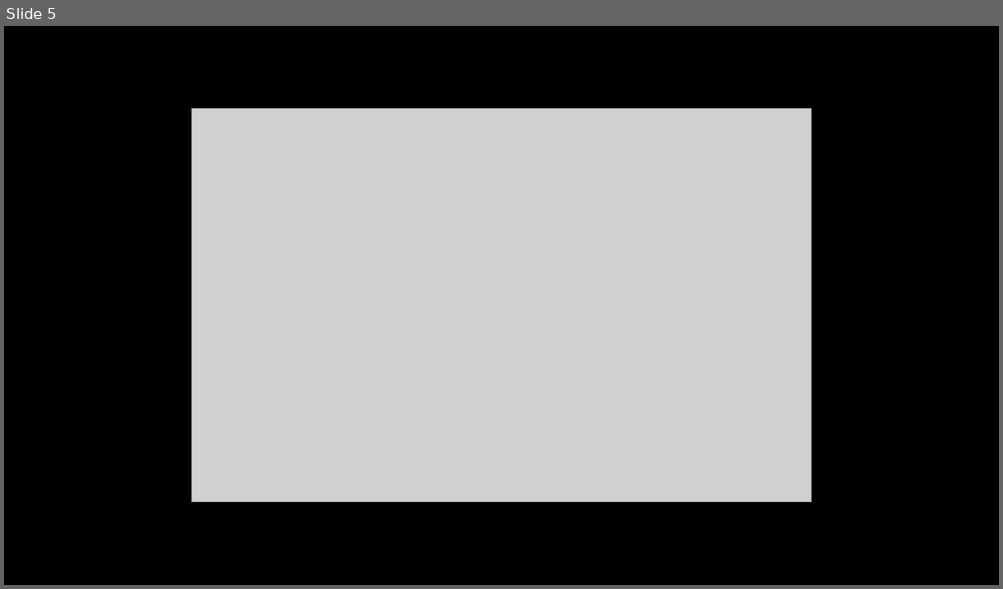
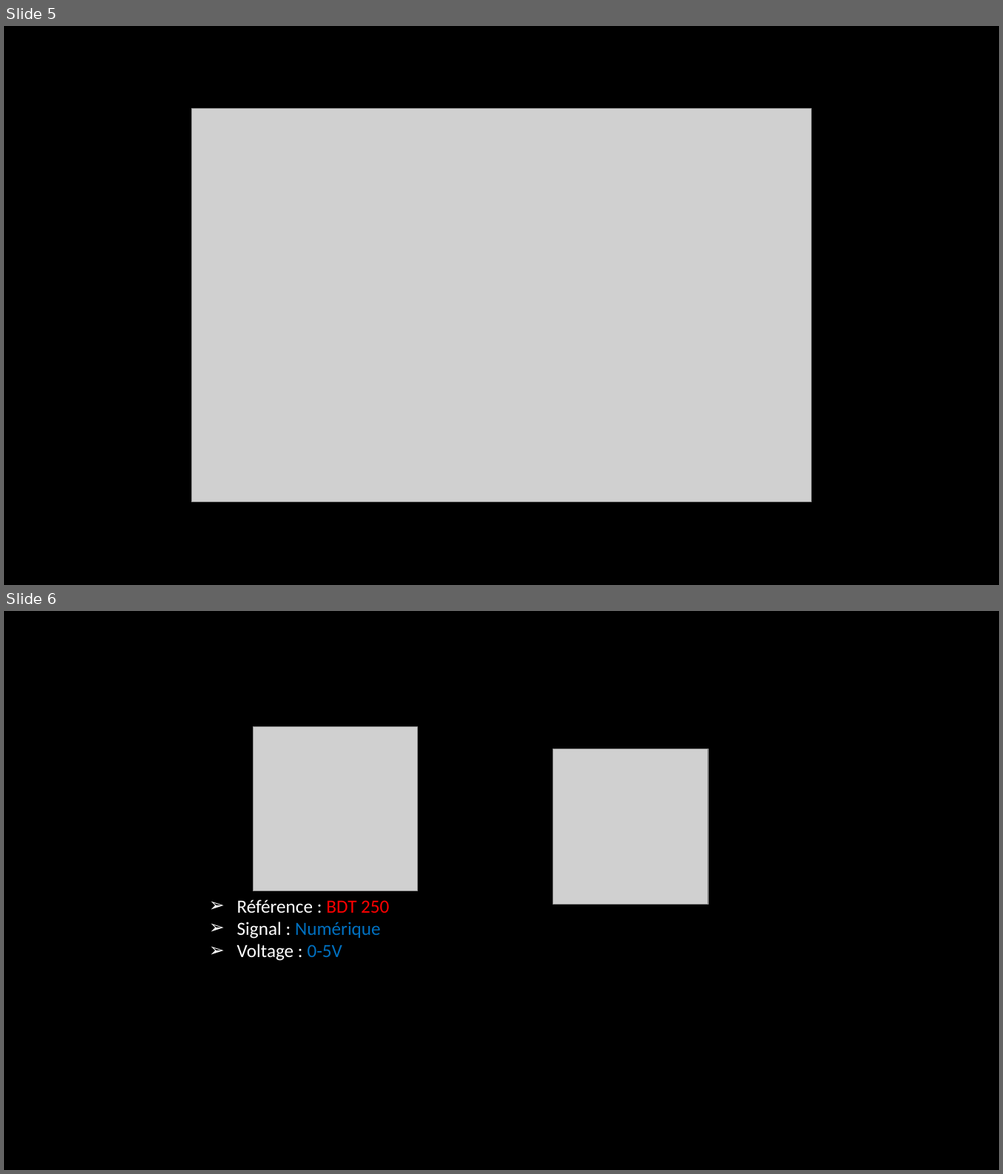
Before and after one commit to corentin-breny/Systeme_Escape_Game_13emePorte, a slide deck: Etudiants/Thomas/Revue Projet/Revue 1/Thomas Cadeau Revue 1.pptx. Shown one above the other, each under a label of ours: slide 5 before the commit, slides 5 and 6 after it. The pictures are 1003x589 and 1003x1174 pixels, drawn with LibreOffice and Linux fonts; fonts in the diff are those of the drawing; grey boxes stand for pictures; background and template pictures are left out. Boxes give left, top, right and bottom in pixels: in the first picture for what was removed or moved away, otherwise in the second. Text is boxed around its words. In the diff, an @@ line names an element or a change of style, - is before the commit and + after.

```diff
--- a/Etudiants/Thomas/Revue Projet/Revue 1/Thomas Cadeau Revue 1.pptx
+++ b/Etudiants/Thomas/Revue Projet/Revue 1/Thomas Cadeau Revue 1.pptx
@@ slide 6 added at [4,611,999,1170], background picture (left out) @@
@@ picture added at [253,726,417,891] @@
@@ picture added at [552,749,708,904] @@
@@ text added at [237,900,389,961], 18 pt, text #FFFFFF @@
+➢ Référence : BDT 250
+➢ Signal : Numérique
+➢ Voltage : 0-5V
```
Also in this commit, not shown: 1 slide removed, 3 other files.
